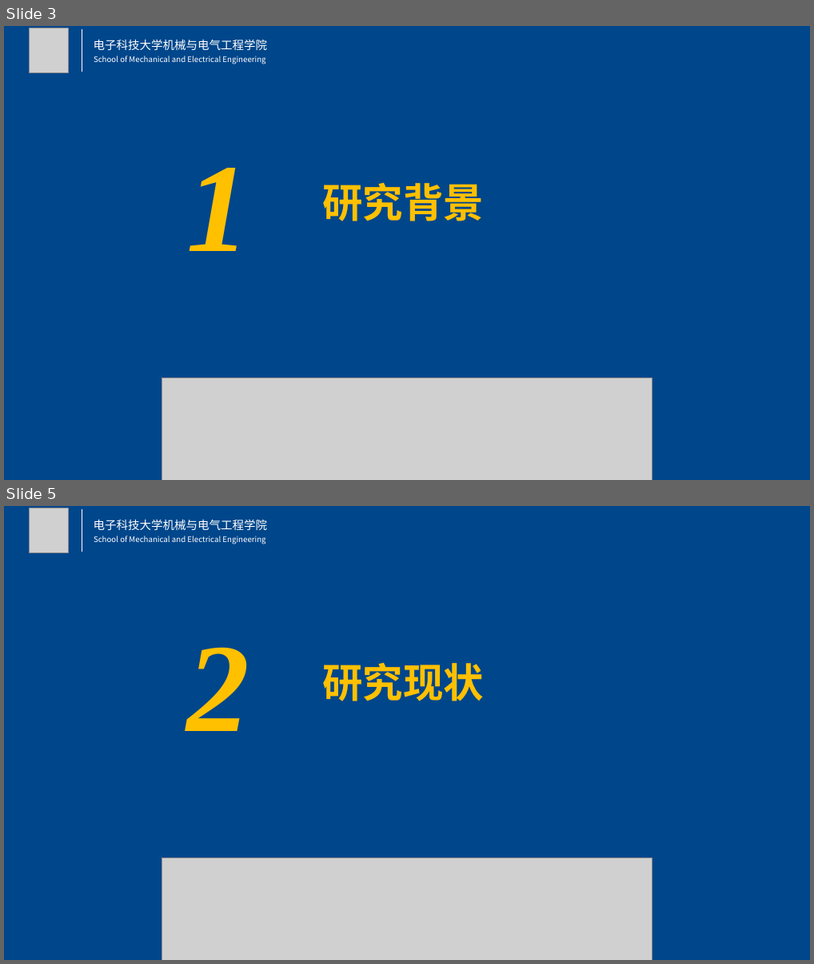
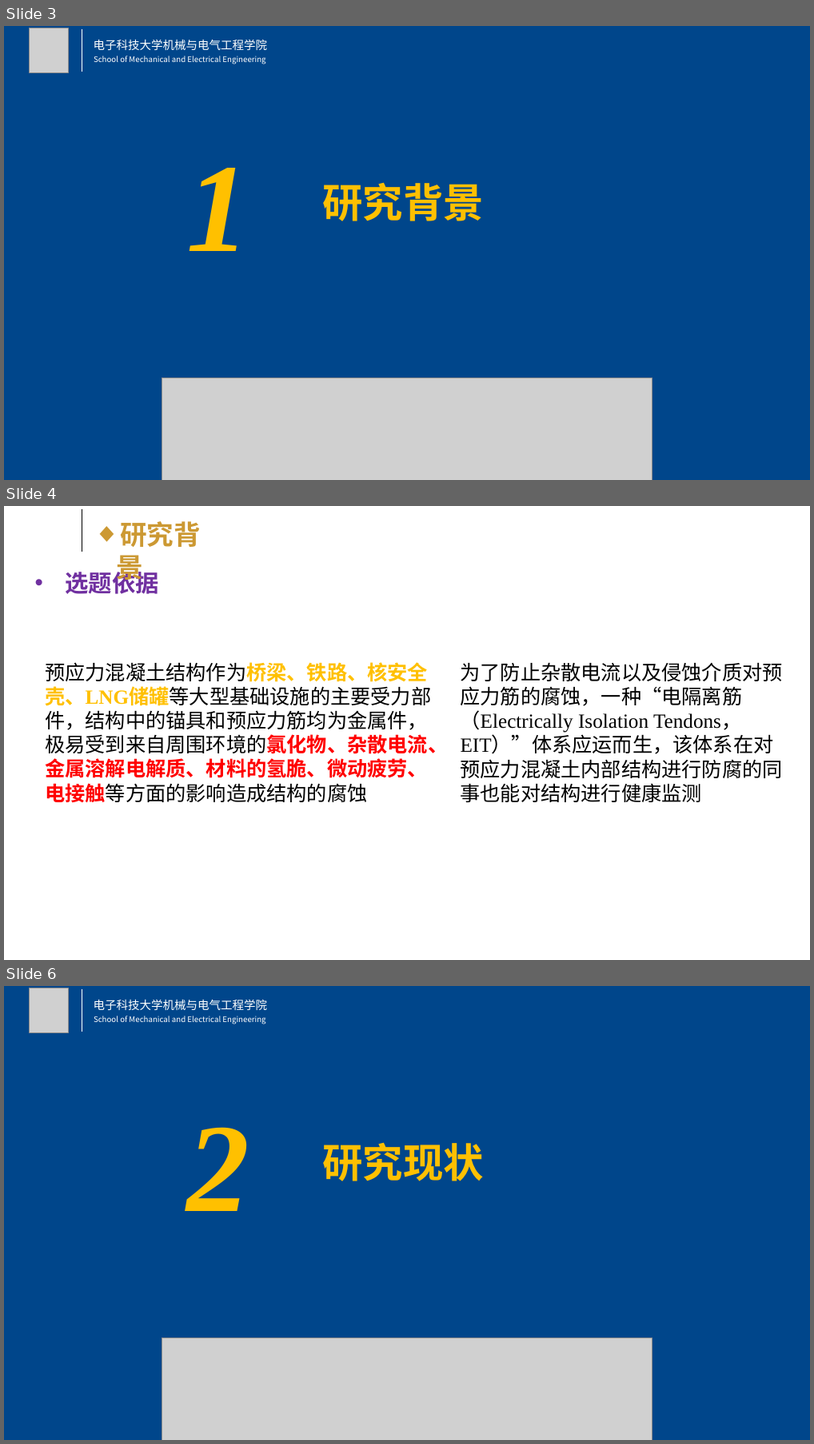
Before and after one commit to kokowhen/paper-manage, a slide deck: EIT/开题答辩slide.pptx. Shown one above the other, each under a label of ours: slides 3 and 5 before the commit, slides 3, 4 and 6 after it; the slides between them are not shown. The pictures are 814x964 and 814x1444 pixels, drawn with LibreOffice and Linux fonts; fonts in the diff are those of the drawing; grey boxes stand for pictures; background and template pictures are left out. Boxes give left, top, right and bottom in pixels: in the first picture for what was removed or moved away, otherwise in the second. Text is boxed around its words. In the diff, an @@ line names an element or a change of style, - is before the commit and + after.

```diff
--- a/EIT/开题答辩slide.pptx
+++ b/EIT/开题答辩slide.pptx
@@ slide 4 added at [4, 506, 810, 960], background #FFFFFF @@
@@ line added from (82, 509) to (82, 552), #000000 0.75 pt @@
@@ text added at [116, 521, 201, 584], 32 pt, text #CC9933, bold @@
+◆ 研究背景
@@ text added at [65, 568, 158, 594], 28 pt, text #7030A0, bold @@
+• 选题依据
@@ text added at [45, 662, 448, 802], 24 pt, text #000000 @@
+预应力混凝土结构作为桥梁、铁路、核安全壳、LNG储罐等大型基础设施的主要受力部件，结构中的锚具和预应力筋均为金属件，极易受到来自周围环境的氯化物、杂散电流、金属溶解电解质、材料的氢脆、微动疲劳、电接触等方面的影响造成结构的腐蚀
@@ text added at [461, 662, 783, 802], 24 pt, text #000000 @@
+为了防止杂散电流以及侵蚀介质对预应力筋的腐蚀，一种“电隔离筋（Electrically Isolation Tendons，EIT）”体系应运而生，该体系在对预应力混凝土内部结构进行防腐的同事也能对结构进行健康监测
@@ what was slide 5 is now slide 6 @@
```
Also in this commit, not shown: 13 other slides added, 6 slides removed, 1 other file.
